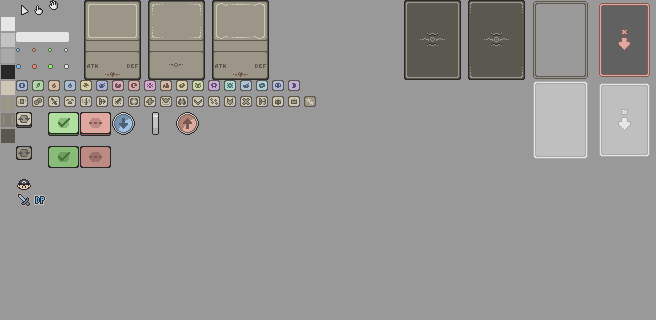
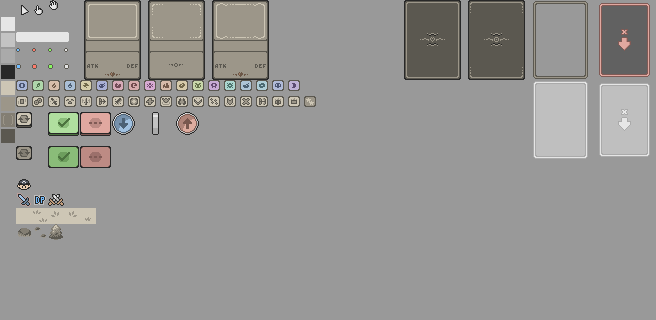
The second (656, 320) image is a revision of the first. Changes to its layers:
painted on "main" (2nd of 2, in "main") over [16, 194, 96, 240]
